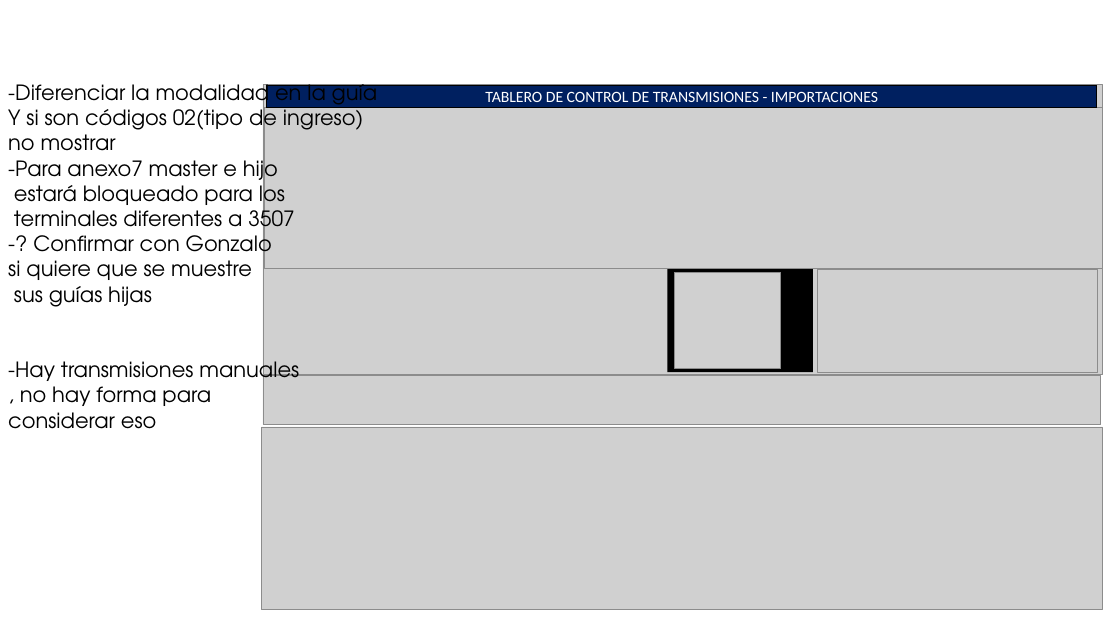
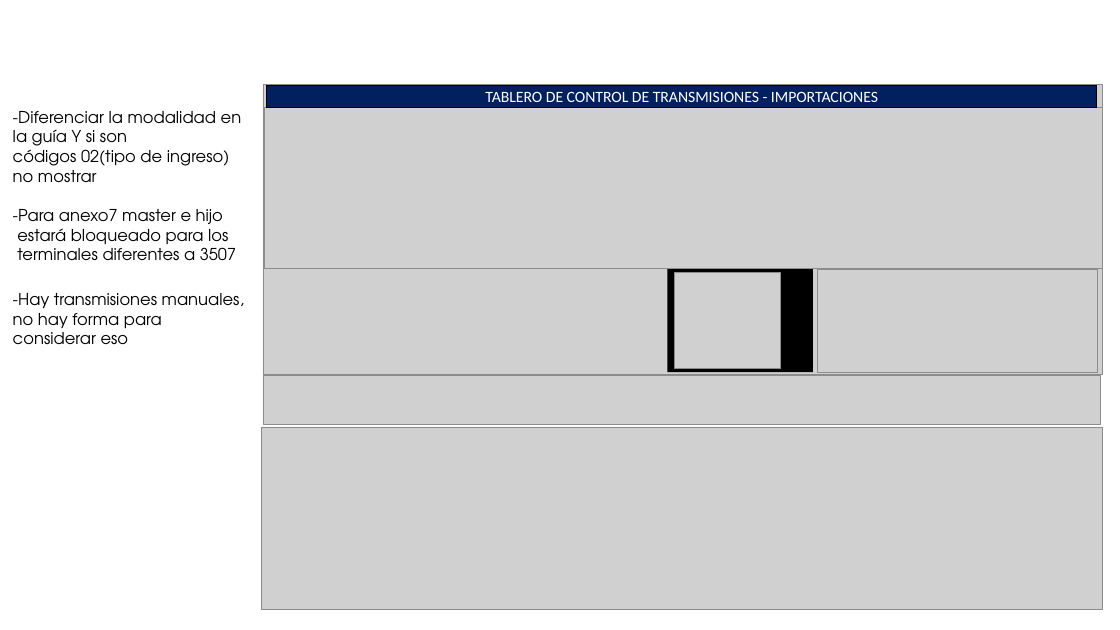
Before and after one commit to yahck/pyTransmisionesTalma, a slide deck: slide 13 of Documentos/ControlTransmisionesV1.0.pptx. Drawn at 1120x630 pixels with LibreOffice and Linux fonts; fonts in the diff are those of the drawing; grey boxes stand for pictures; background and template pictures are left out. Boxes give left, top, right and bottom in pixels: in the first picture for what was removed or moved away, otherwise in the second. Text is boxed around its words. In the diff, an @@ line names an element or a change of style, - is before the commit and + after.

```diff
--- a/Documentos/ControlTransmisionesV1.0.pptx
+++ b/Documentos/ControlTransmisionesV1.0.pptx
@@ text "-Diferenciar la modalidad en": place and size @@
-text "-Diferenciar la modalidad en" at (8, 78, 377, 429)
+text "-Diferenciar la modalidad en" at (13, 111, 244, 344)
@@ text at (13, 111, 242, 171): text changed; size 18 to 14 pt @@
--Diferenciar la modalidad en la guía
-Y si son códigos 02(tipo de ingreso)
+-Diferenciar la modalidad en
+la guía Y si son
+códigos 02(tipo de ingreso)
@@ text at (13, 164, 236, 344): size 18 to 14 pt in "no mostrar", "-Para anexo7 master e hijo", "estará bloqueado para los", "terminales diferentes a 3507" and 1 more places @@
@@ text at (13, 293, 244, 333): text changed; size 18 to 14 pt @@
--? Confirmar con Gonzalo
-si quiere que se muestre
-sus guías hijas
--Hay transmisiones manuales
-, no hay forma para
+-Hay transmisiones manuales,
+no hay forma para
```
Also in this commit, not shown: 1 other slide changed, 2 other files.
